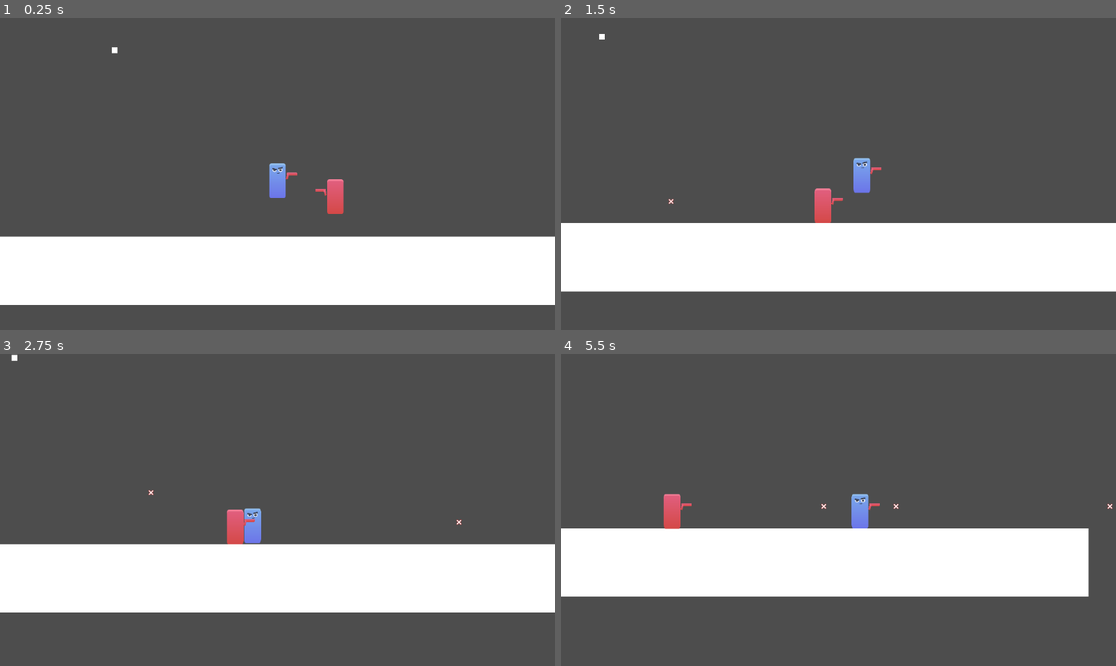
Above: before the commit, frames 1-4 (two rows, left to right).
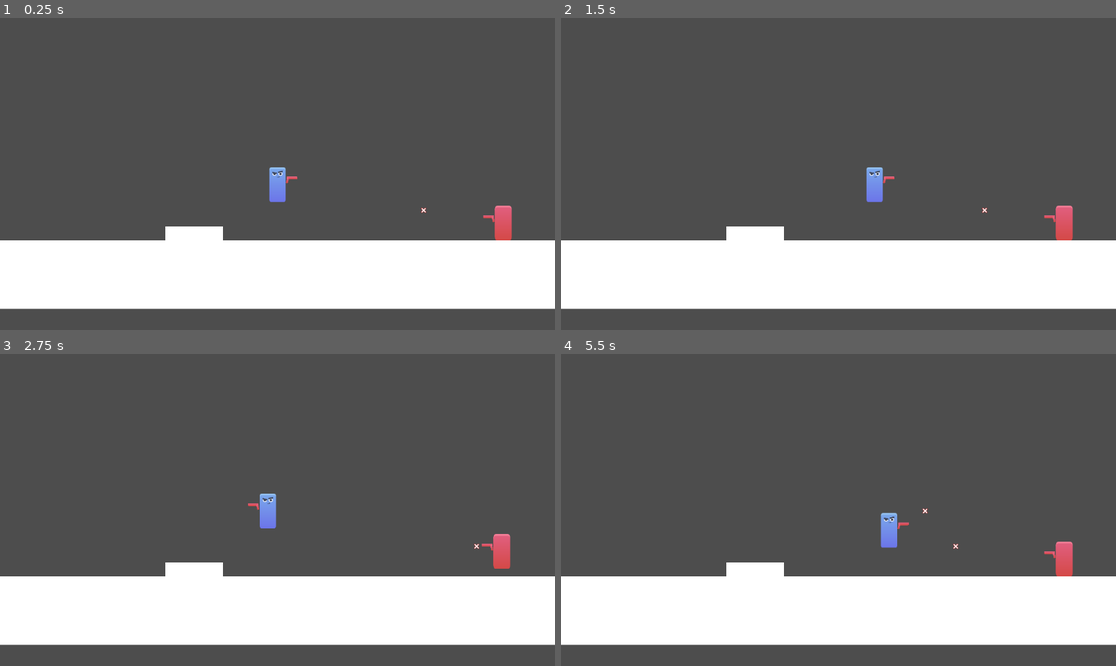
Above: after the commit, the same moments.

Repository: UnusualTitan711x/Gunslinger
Game: Godot game, scene res://scenes/test_level.tscn
Two runs of this game, one before a commit and one after it. Both use one fixed random seed, a clock stepped at 60 frames per second and the inputs below.
Inputs:
- Up to frame 1 (0.25 s): no input
- Up to frame 2 (1.5 s): tap Enter at 0.5 s; hold D (move_right) from 0.53 s (still down); tap S (crouch) at 0.6 s; tap Space (jump) at 0.77, 1.07 s; tap W (look_up) at 0.8, 1.35 s
- Up to frame 3 (2.75 s): tap Space (jump) at 1.52, 1.82 s; tap J (shoot) at 1.55, 2.1 s; release D (move_right) at 2.03 s; hold A (move_left) from 2.03 s (still down); tap Tab (ui_focus_next) at 2.3 s
- Up to frame 4 (5.5 s): release A (move_left) at 2.78 s; hold D (move_right) 2.78-4.28 s; tap Tab (ui_focus_next) at 2.85 s; tap Space (jump) at 3.02, 3.05, 3.32, 3.6, 3.77, 4.07, 4.52, 4.82 s; tap S (crouch) at 3.8, 4.35 s; tap R (restart, bound only after the commit) at 4.15 s; hold A (move_left) 4.28-5.03 s; tap W (look_up) at 4.55, 5.1 s; hold D (move_right) from 5.03 s (still down); tap J (shoot) at 5.3 s

The runs differ from the first frame. In frame 1, 3.8% of the frame differs, in the area x 0-100%, y 9-94%; in frame 2, 12%; in frame 3, 22%; in frame 4, 31%, in the area x 0-100%, y 44-94%.

Commit message:
dynamic camera switching

Diff:
--- a/project.godot
+++ b/project.godot
@@ -71,9 +71,15 @@
 "events": [Object(InputEventKey,"resource_local_to_scene":false,"resource_name":"","device":-1,"window_id":0,"alt_press …(195 unchanged characters)…
 ]
 }
+restart={
+"deadzone": 0.2,
+"events": [Object(InputEventKey,"resource_local_to_scene":false,"resource_name":"","device":-1,"window_id":0,"alt_pressed":false,"shift_pressed":false,"ctrl_pressed":false,"meta_pressed":false,"pressed":false,"keycode":0,"physical_keycode":82,"key_label":0,"unicode":114,"location":0,"echo":false,"script":null)
+]
+}
 
 [layer_names]
 
 2d_physics/layer_1="player"
 2d_physics/layer_2="world"
 2d_physics/layer_3="projectile"
+2d_physics/layer_4="enemy"
--- a/scenes/enemy.tscn
+++ b/scenes/enemy.tscn
@@ -8,7 +8,8 @@
 height = 120.0
 
 [node name="Enemy" type="CharacterBody2D"]
-collision_mask = 3
+collision_layer = 8
+collision_mask = 15
 script = ExtResource("1_md0e3")
 
 [node name="normal_sprite" type="Sprite2D" parent="."]
--- a/scenes/player.tscn
+++ b/scenes/player.tscn
@@ -8,6 +8,10 @@
 [sub_resource type="CapsuleShape2D" id="CapsuleShape2D_qhqgy"]
 radius = 30.0
 height = 120.0
+
+[sub_resource type="CapsuleShape2D" id="CapsuleShape2D_dqkch"]
+radius = 21.0
+height = 48.0
 
 [node name="Player" type="CharacterBody2D" groups=["Player"]]
 collision_mask = 3
@@ -41,8 +45,9 @@
 metadata/_edit_lock_ = true
 
 [node name="crouch_collider" type="CollisionShape2D" parent="."]
-shape = SubResource("CapsuleShape2D_qhqgy")
-metadata/_edit_lock_ = true
+visible = false
+position = Vector2(0, 35)
+shape = SubResource("CapsuleShape2D_dqkch")
 
 [node name="RightMarker" type="Marker2D" parent="."]
 position = Vector2(41.0001, -17)
--- a/scenes/projectile.tscn
+++ b/scenes/projectile.tscn
@@ -7,7 +7,7 @@
 
 [node name="Projectile" type="Area2D"]
 collision_layer = 4
-collision_mask = 3
+collision_mask = 11
 script = ExtResource("1_q3m7n")
 
 [node name="Sprite2D" type="Sprite2D" parent="."]
--- a/scenes/test_level.tscn
+++ b/scenes/test_level.tscn
@@ -1,7 +1,17 @@
-[gd_scene load_steps=7 format=3 uid="uid://b2tkg7q4vgi4b"]
+[gd_scene load_steps=11 format=3 uid="uid://b2tkg7q4vgi4b"]
 
 [ext_resource type="PackedScene" uid="uid://ciq0ar4hxxtg4" path="res://scenes/player.tscn" id="1_2venv"]
+[ext_resource type="Script" uid="uid://c3flhaywq1gm3" path="res://scripts/camera.gd" id="1_j6w7d"]
+[ext_resource type="Script" uid="uid://dqinpoonsehd3" path="res://scripts/game_manager.gd" id="1_x4b8f"]
 [ext_resource type="PackedScene" uid="uid://da27ivves6ra1" path="res://scenes/enemy.tscn" id="2_paw1w"]
+
+[sub_resource type="WorldBoundaryShape2D" id="WorldBoundaryShape2D_paw1w"]
+normal = Vector2(1, 0)
+distance = -929.0
+
+[sub_resource type="WorldBoundaryShape2D" id="WorldBoundaryShape2D_j6w7d"]
+normal = Vector2(-1, 0)
+distance = -940.0
 
 [sub_resource type="WorldBoundaryShape2D" id="WorldBoundaryShape2D_2venv"]
 distance = -645.0
@@ -14,15 +24,43 @@
 
 [node name="TestLevel" type="Node2D"]
 
-[node name="Player" parent="." instance=ExtResource("1_2venv")]
+[node name="Game Manager" type="Node" parent="."]
+script = ExtResource("1_x4b8f")
+
+[node name="Camera2D" type="Camera2D" parent="."]
 position = Vector2(564, 415)
-
-[node name="Camera2D" type="Camera2D" parent="Player"]
 zoom = Vector2(0.6, 0.6)
 process_callback = 0
 position_smoothing_enabled = true
+script = ExtResource("1_j6w7d")
+
+[node name="LeftBoundary" type="StaticBody2D" parent="Camera2D"]
+collision_layer = 16
+
+[node name="CollisionShape2D" type="CollisionShape2D" parent="Camera2D/LeftBoundary"]
+shape = SubResource("WorldBoundaryShape2D_paw1w")
+
+[node name="RightBoundary" type="StaticBody2D" parent="Camera2D"]
+collision_layer = 16
+
+[node name="CollisionShape2D" type="CollisionShape2D" parent="Camera2D/RightBoundary"]
+shape = SubResource("WorldBoundaryShape2D_j6w7d")
+
+[node name="LeftSpawner" type="Marker2D" parent="Camera2D"]
+unique_name_in_owner = true
+position = Vector2(-1055, 88)
+
+[node name="Right Spawner" type="Marker2D" parent="Camera2D"]
+unique_name_in_owner = true
+position = Vector2(1032, 88)
+
+[node name="Player" parent="." instance=ExtResource("1_2venv")]
+position = Vector2(564, 415)
+collision_mask = 27
 
 [node name="Floor" type="StaticBody2D" parent="."]
+collision_layer = 2
+collision_mask = 15
 
 [node name="CollisionShape2D" type="CollisionShape2D" parent="Floor"]
 shape = SubResource("WorldBoundaryShape2D_2venv")
@@ -33,15 +71,17 @@
 mesh = SubResource("BoxMesh_2venv")
 
 [node name="Enemy" parent="." instance=ExtResource("2_paw1w")]
-position = Vector2(764, 474)
+position = Vector2(1345, 556)
 
-[node name="block" type="Node2D" parent="."]
+[node name="StaticBody2D" type="StaticBody2D" parent="."]
+position = Vector2(275, 697)
+scale = Vector2(10, 10)
 
-[node name="StaticBody2D" type="StaticBody2D" parent="block"]
+[node name="CollisionShape2D" type="CollisionShape2D" parent="StaticBody2D"]
+shape = SubResource("RectangleShape2D_paw1w")
+metadata/_edit_lock_ = true
 
-[node name="CollisionShape2D" type="CollisionShape2D" parent="block/StaticBody2D"]
-shape = SubResource("RectangleShape2D_paw1w")
-
-[node name="MeshInstance2D" type="MeshInstance2D" parent="block/StaticBody2D/CollisionShape2D"]
+[node name="MeshInstance2D" type="MeshInstance2D" parent="StaticBody2D/CollisionShape2D"]
 scale = Vector2(20, 20)
 mesh = SubResource("QuadMesh_j6w7d")
+metadata/_edit_lock_ = true
--- /dev/null
+++ b/scripts/camera.gd
@@ -0,0 +1,21 @@
+extends Camera2D
+
+var player : Player
+
+@export var follow_offset : Vector2 = Vector2(0, -200)
+
+var follow : bool = false
+
+func _ready() -> void:
+	player = get_tree().get_first_node_in_group("Player")
+
+
+func _process(delta: float) -> void:
+	if Input.is_action_just_pressed("ui_focus_next"):
+		follow = not follow
+
+	if follow:
+		follow_player()
+
+func follow_player():
+	global_position = player.global_position + follow_offset
--- a/scripts/enemy.gd
+++ b/scripts/enemy.gd
@@ -1,4 +1,5 @@
 extends CharacterBody2D
+class_name Enemy
 
 var player : Player
 var speed = 300
@@ -8,6 +9,7 @@
 var shot_timer = 0.0
 
 @export var attack_distance = 800.0
+@export var personal_distance = 100
 @export var shot_interval = 1.0
 
 @onready var right_marker: Marker2D = $RightMarker
@@ -21,12 +23,14 @@
 
 
 func _process(delta: float) -> void:
-	distance_to_player = player.global_position.x - global_position.x
+	if player:
+		distance_to_player = player.global_position.x - global_position.x
 
 	if distance_to_player > 0:
 		gun.global_transform = right_marker.global_transform
 	elif distance_to_player < 0:
 		gun.global_transform = left_marker.global_transform
+
 
 	shot_timer -= delta
 	if abs(distance_to_player) <= attack_distance:
@@ -44,6 +48,8 @@
 	if abs(distance_to_player) >= attack_distance:
 		# Move towards player
 		velocity.x = speed * sign(distance_to_player)
+	elif abs(distance_to_player) <= personal_distance:
+		velocity.x = -speed * sign(distance_to_player)
 	else:
 		velocity.x = 0
 
@@ -53,4 +59,5 @@
 	var instance = bullet.instantiate()
 	instance.global_transform = gun.global_transform
 	instance.dir = gun.rotation
-	get_tree().root.add_child(instance)
+	instance.projectile_owner = "enemy"
+	get_tree().current_scene.add_child(instance)
--- /dev/null
+++ b/scripts/game_manager.gd
@@ -0,0 +1,34 @@
+extends Node
+class_name GameManager
+
+@export var spawn_interval := 2.0
+
+@onready var left_spawner: Marker2D = %LeftSpawner
+@onready var right_spawner: Marker2D = %"Right Spawner"
+
+const ENEMY = preload("res://scenes/enemy.tscn")
+
+var spawn_timer
+
+func _ready() -> void:
+	spawn_timer = spawn_interval
+	pass # Replace with function body.
+
+
+func _process(delta: float) -> void:
+	spawn_timer -= delta
+
+	if spawn_timer <= 0:
+		spawn_enemy()
+		spawn_timer = spawn_interval
+
+
+
+func spawn_enemy():
+	var instance = ENEMY.instantiate()
+	instance.global_position = left_spawner.global_position
+	get_tree().current_scene.add_child(instance)
+	await get_tree().create_timer(3).timeout
+	var instance2 = ENEMY.instantiate()
+	instance2.global_position = right_spawner.global_position
+	get_tree().current_scene.add_child(instance2)
--- a/scripts/player.gd
+++ b/scripts/player.gd
@@ -23,14 +23,21 @@
 var bullet = preload("res://scenes/projectile.tscn")
 var facing_direction = 1
 var is_crouching: bool = false
+var direction : Vector2
+var dead : bool = false
 
 func _ready() -> void:
 	# Set the gun at the right position on start
 	gun.global_transform = right_marker.global_transform
 
 func _process(delta: float) -> void:
+	if Input.is_action_just_pressed("restart"):
+		get_tree().reload_current_scene()
+
+	if dead: return
+
 	# Input
-	var direction := Input.get_vector("move_left", "move_right", "crouch", "look_up")
+	direction = Input.get_vector("move_left", "move_right", "crouch", "look_up")
 
 	# Get proper facing directions
 	if direction.x > 0:
@@ -42,9 +49,9 @@
 	if direction.y > 0:
 		gun.global_transform = up_marker.global_transform
 
-		normal_collider.disabled = true
+		normal_collider.disabled = false
 		normal_sprite.visible = true
-		crouch_collider.disabled = false
+		crouch_collider.disabled = true
 		crouch_sprite.visible = false
 	elif direction.y < 0:
 		if is_on_floor(): # Basically crouching
@@ -53,9 +60,9 @@
 			elif facing_direction < 0:
 				gun.global_transform = left_down_marker.global_transform
 
-			normal_collider.disabled = false
+			normal_collider.disabled = true
 			normal_sprite.visible = false
-			crouch_collider.disabled = true
+			crouch_collider.disabled = false
 			crouch_sprite.visible = true
 
 		else:
@@ -66,9 +73,9 @@
 		elif facing_direction < 0:
 			gun.global_transform = left_marker.global_transform
 
-		normal_collider.disabled = true
+		normal_collider.disabled = false
 		normal_sprite.visible = true
-		crouch_collider.disabled = false
+		crouch_collider.disabled = true
 		crouch_sprite.visible = false
 
 	# Shoot when shoot button is pressed
@@ -77,12 +84,14 @@
 
 
 func _physics_process(delta: float) -> void:
+	if dead: return
+
 	# Add the gravity.
 	if not is_on_floor():
 		velocity.y += gravity * delta
 
 	# Handle jump.
-	if Input.is_action_just_pressed("jump") and is_on_floor():
+	if Input.is_action_just_pressed("jump") and is_on_floor() and direction.y >= 0:
 		velocity.y = -jump_velocity
 
 	# Get the input direction (-1, 0, 1)
@@ -100,4 +109,10 @@
 	var instance = bullet.instantiate()
 	instance.global_transform = gun.global_transform
 	instance.dir = gun.rotation
-	get_tree().root.add_child(instance)
+	instance.projectile_owner = "player"
+	get_tree().current_scene.add_child(instance)
+
+func die():
+	dead = true
+	normal_sprite.visible = false
+	get_tree().call_deferred("reload_current_scene")
--- a/scripts/projectile.gd
+++ b/scripts/projectile.gd
@@ -1,9 +1,11 @@
 extends Area2D
 
 @export var speed = 1000
+
 var dir
 var bullet_range = 5000
 var distance_covered
+var projectile_owner = ""
 
 func _ready() -> void:
 	distance_covered = 0
@@ -20,5 +22,9 @@
 	pass
 
 
-func _on_body_entered(_body: Node2D) -> void:
+func _on_body_entered(body: Node2D) -> void:
+	if body is Enemy and projectile_owner == "player":
+		body.queue_free()
+	elif body is Player and projectile_owner == "enemy":
+		body.die()
 	queue_free()
Not shown: 1 places in scenes/player.tscn that only renumber resources
Not shown, added: scripts/camera.gd.uid
Not shown, added: scripts/game_manager.gd.uid
